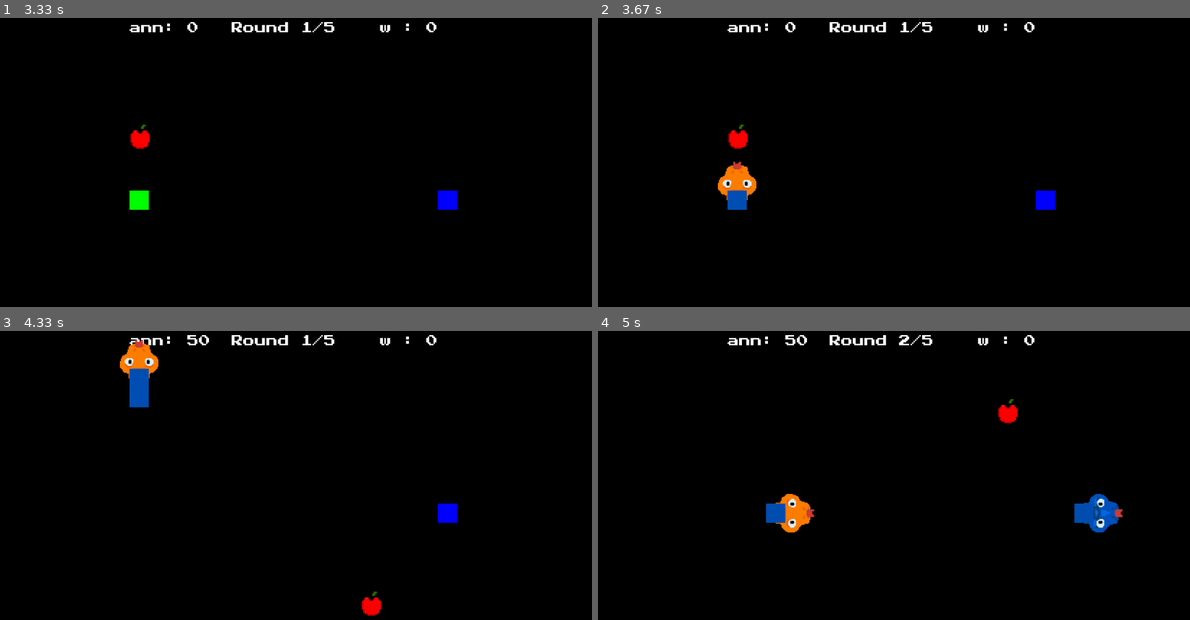
Above: before the commit, frames 1-4 (two rows, left to right).
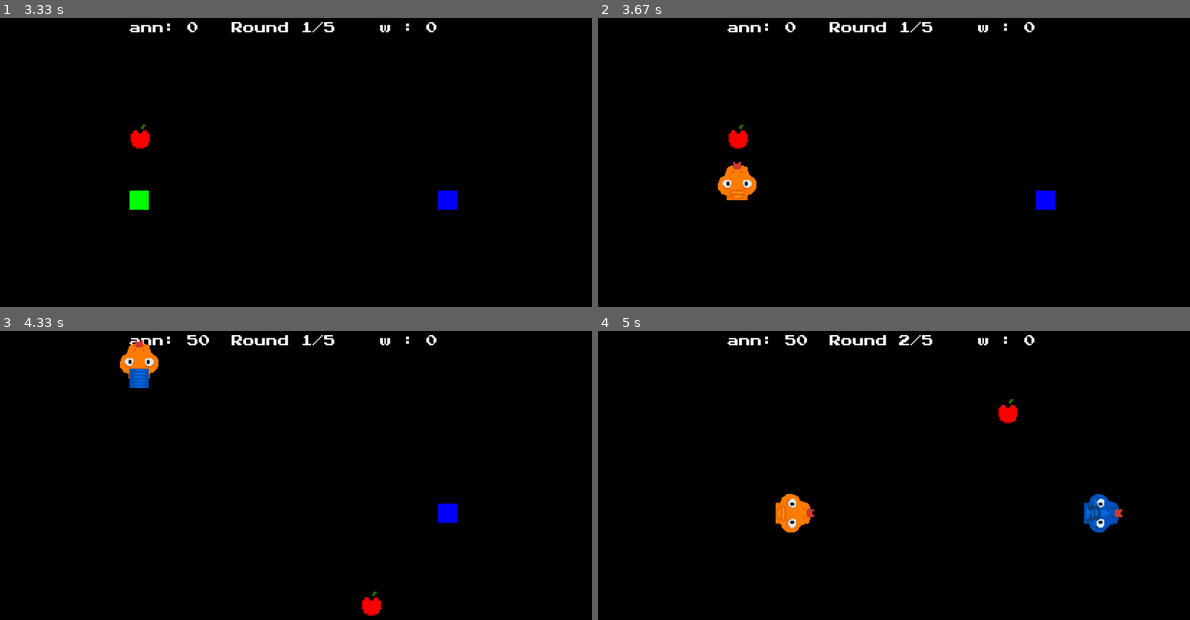
Above: after the commit, the same moments.

Repository: Rainbowmindd/PyGame-Snake
Game: pygame game, started from main.py
The game is run twice, just before and just after one commit, with the same random seed, the same clock (stepped at 60 frames per second) and the same inputs.
Inputs:
- Up to frame 1 (3.33 s): type "an" at 0.33 s; type "n" at 0.73 s; tap Enter at 0.97, 2.03, 2.73 s; tap W at 1.23 s; tap Space at 1.63 s; type "a" at 2.43 s
- Up to frame 2 (3.67 s): hold Up from 3.57 s (still down)
- Up to frame 3 (4.33 s): release Up at 4.03 s
- Up to frame 4 (5 s): hold Right from 4.7 s (still down); hold D from 4.7 s (still down)

Frame 1 is identical in both runs. In frame 2, 0.2% of the frame differs, in the area x 21-26%, y 59-67%; in frame 3, 0.3%; in frame 4, 0.4%, in the area x 28-84%, y 59-67%.

Commit message:
Blue snake body works (without tail

Diff:
--- a/snake.py
+++ b/snake.py
@@ -14,6 +14,7 @@
         self.player_name = player_name
         self.width = 800
         self.height = 600
+        self.segment_directions=[]
 
         self.head_sprites = {}
         directions = ['up', 'down', 'left', 'right']
@@ -51,17 +52,22 @@
         if not self.can_move or self.direction is None:
             return
 
-        if not self.grow and len(self.body) > 1:
-            self.body.pop()
-        else:
-            self.grow = False
-
 
         head_x, head_y = self.body[0]
         dir_x, dir_y = self.direction
         new_head = (head_x + dir_x, head_y + dir_y)
+        self.body.insert(0, new_head)
 
-        self.body.insert(0, new_head)
+
+        self.segment_directions.insert(0, self.direction)
+
+
+        if not self.grow and len(self.body) > 1:
+            self.body.pop()
+            if len(self.segment_directions) > len(self.body) - 1:
+                self.segment_directions.pop()
+        else:
+            self.grow = False
 
     def change_direction(self, key):
         if key in self.controls:
@@ -97,7 +103,7 @@
 
     def draw(self, display):
         for i, segment in enumerate(self.body):
-            if i == 0 and self.direction:
+            if i == 0:
                 scaled_size = int(GRID_SIZE * 2)
                 offset = (scaled_size - GRID_SIZE) // 2
 
@@ -117,13 +123,15 @@
                 else:
                     pygame.draw.rect(display, self.color, (segment[0], segment[1], GRID_SIZE, GRID_SIZE))
             else:
-                if self.direction in [(0, -GRID_SIZE), (0, GRID_SIZE)]:
-                    body_sprite = self.body_front_sprite
-                elif self.direction in [(-GRID_SIZE, 0), (GRID_SIZE, 0)]:
-                    body_sprite = self.body_side_sprite
+
+                if i-1 < len(self.segment_directions):
+                    segment_dir = self.segment_directions[i-1]
                 else:
-                    body_sprite = None
-                if body_sprite:
-                    display.blit(body_sprite, (segment[0], segment[1]))
+                    segment_dir = self.direction if self.direction else (0, 0)
+
+                if segment_dir in [(0, -GRID_SIZE), (0, GRID_SIZE)]:  # Pionowy ruch (góra/dół)
+                    display.blit(self.body_front_sprite, (segment[0], segment[1]))
+                elif segment_dir in [(-GRID_SIZE, 0), (GRID_SIZE, 0)]:  # Poziomy ruch (lewo/prawo)
+                    display.blit(self.body_side_sprite, (segment[0], segment[1]))
                 else:
                     pygame.draw.rect(display, self.color, (segment[0], segment[1], GRID_SIZE, GRID_SIZE))
Binary file removed: assets/sprites/snake_sprite/blue_snake/body_front-kopia.png
Binary file changed: assets/sprites/snake_sprite/blue_snake/body_front.png
Binary file added: assets/sprites/snake_sprite/blue_snake/body_front_full.png
Binary file removed: assets/sprites/snake_sprite/blue_snake/body_side-kopia.png
Binary file changed: assets/sprites/snake_sprite/blue_snake/body_side.png
Binary file added: assets/sprites/snake_sprite/blue_snake/body_side_full.png
